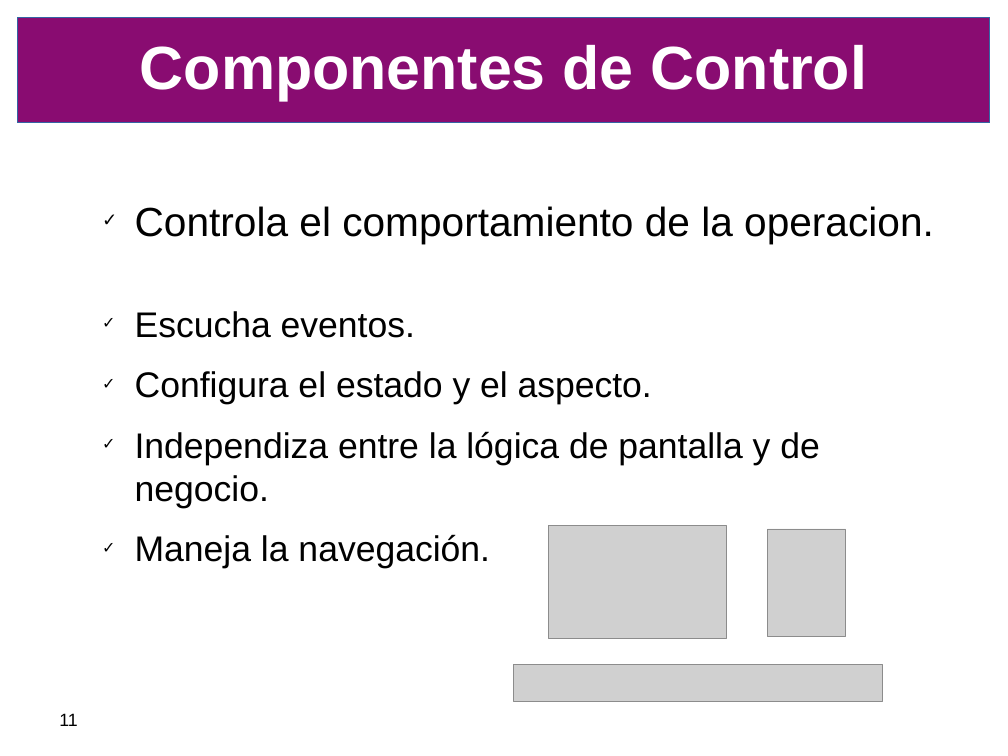
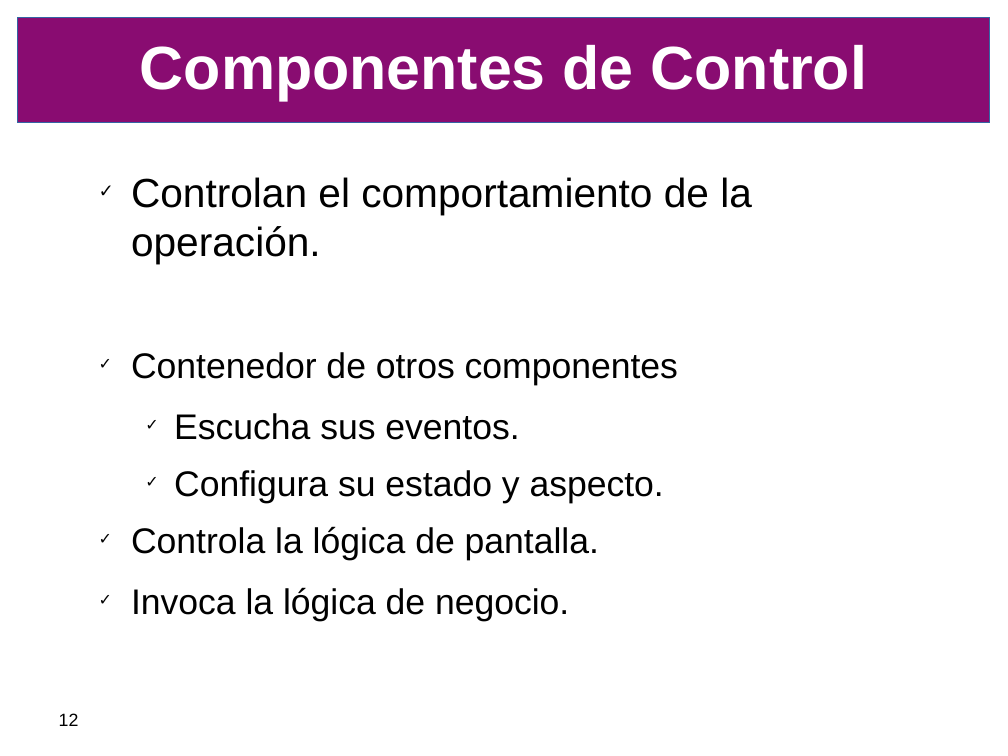
Before and after one commit to SIU-Toba/framework, a slide deck: slide 12 of doc/presentacion/CafeConf2006.odp (slide 11 before the commit). Drawn at 1008x756 pixels with LibreOffice and Linux fonts; fonts in the diff are those of the drawing; grey boxes stand for pictures; background and template pictures are left out. Boxes give left, top, right and bottom in pixels: in the first picture for what was removed or moved away, otherwise in the second. Text is boxed around its words. In the diff, an @@ line names an element or a change of style, - is before the commit and + after.

Commit message:
Presentacion

```diff
--- a/doc/presentacion/CafeConf2006.odp
+++ b/doc/presentacion/CafeConf2006.odp
@@ text at bbox=[131, 177, 752, 615]: text changed @@
-✓ Controla el comportamiento de la operacion.
-✓ Escucha eventos.
-✓ Configura el estado y el aspecto.
-✓ Independiza entre la lógica de pantalla y de negocio.
-✓ Maneja la navegación.
+✓ Controlan el comportamiento de la operación.
+✓ Contenedor de otros componentes
+  ✓ Escucha sus eventos.
+  ✓ Configura su estado y aspecto.
+✓ Controla la lógica de pantalla.
+✓ Invoca la lógica de negocio.
@@ picture removed at bbox=[549, 526, 727, 638] @@
@@ picture removed at bbox=[768, 530, 846, 638] @@
@@ picture removed at bbox=[514, 665, 883, 702] @@
@@ page number at bbox=[59, 713, 79, 726]: text changed @@
-11
+12
```
Also in this commit, not shown: 8 other slides changed, 1 slide added.
